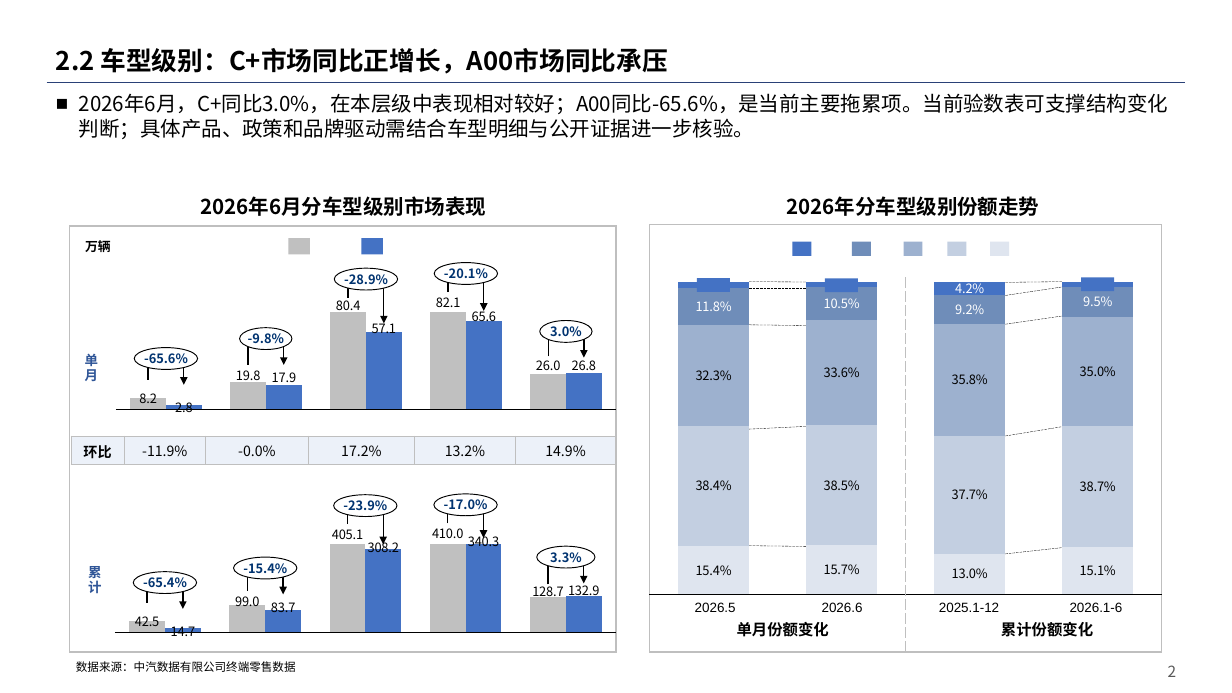
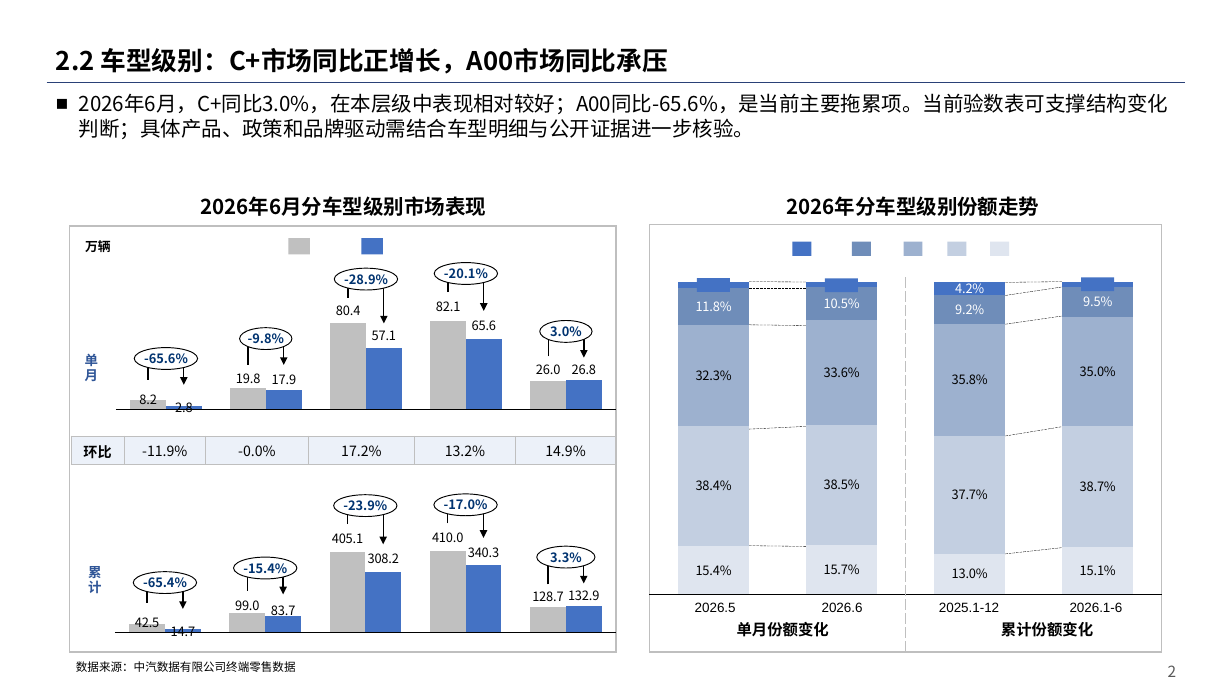
Before and after one commit to backstreetdeng/agentscope, a slide deck: slide 2 of skills/market-analysis-skill/month-skill/dist/month-skill-preview-2026-06.pptx. Drawn at 1232x693 pixels with LibreOffice and Linux fonts; fonts in the diff are those of the drawing; background and template pictures are left out. Boxes give left, top, right and bottom in pixels: in the first picture for what was removed or moved away, otherwise in the second. Text is boxed around its words. In the diff, an @@ line names an element or a change of style, - is before the commit and + after.

```diff
--- a/skills/market-analysis-skill/month-skill/dist/month-skill-preview-2026-06.pptx
+++ b/skills/market-analysis-skill/month-skill/dist/month-skill-preview-2026-06.pptx
@@ column chart at box(107, 280, 624, 433) @@
@@ value axis changed @@
@@ column chart at box(106, 511, 624, 655) @@
@@ value axis changed @@
```
Also in this commit, not shown: 4 other slides changed, 14 other files.
